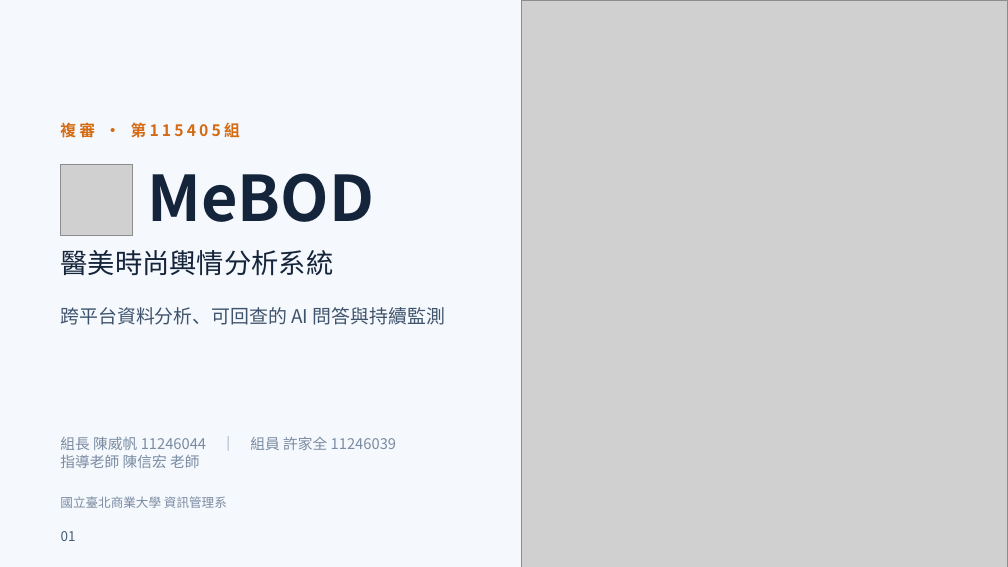
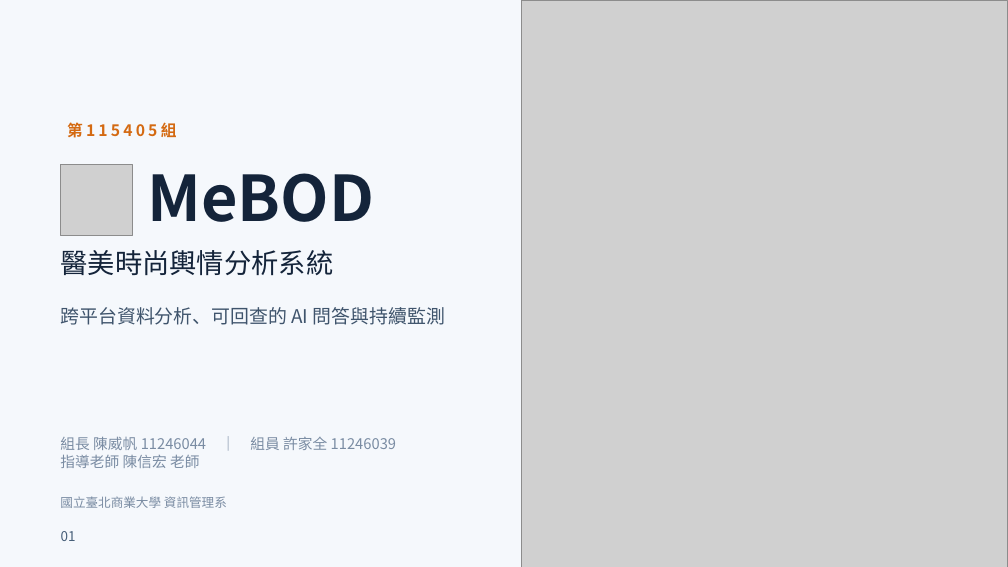
Before and after one commit to xujiaquan05/115405, a slide deck: slide 1 of output/ppt-review-20261011/final/MeBOD_複審簡報_第二輪修訂版.pptx. Drawn at 1008x567 pixels with LibreOffice and Linux fonts; fonts in the diff are those of the drawing; grey boxes stand for pictures. Boxes give left, top, right and bottom in pixels: in the first picture for what was removed or moved away, otherwise in the second. Text is boxed around its words. In the diff, an @@ line names an element or a change of style, - is before the commit and + after.

```diff
--- a/output/ppt-review-20261011/final/MeBOD_複審簡報_第二輪修訂版.pptx
+++ b/output/ppt-review-20261011/final/MeBOD_複審簡報_第二輪修訂版.pptx
@@ text at <box>67,122,176,138</box>: text changed @@
-複審 · 第115405組
+第115405組
```
Also in this commit, not shown: 9 other slides changed, 2 other files.
